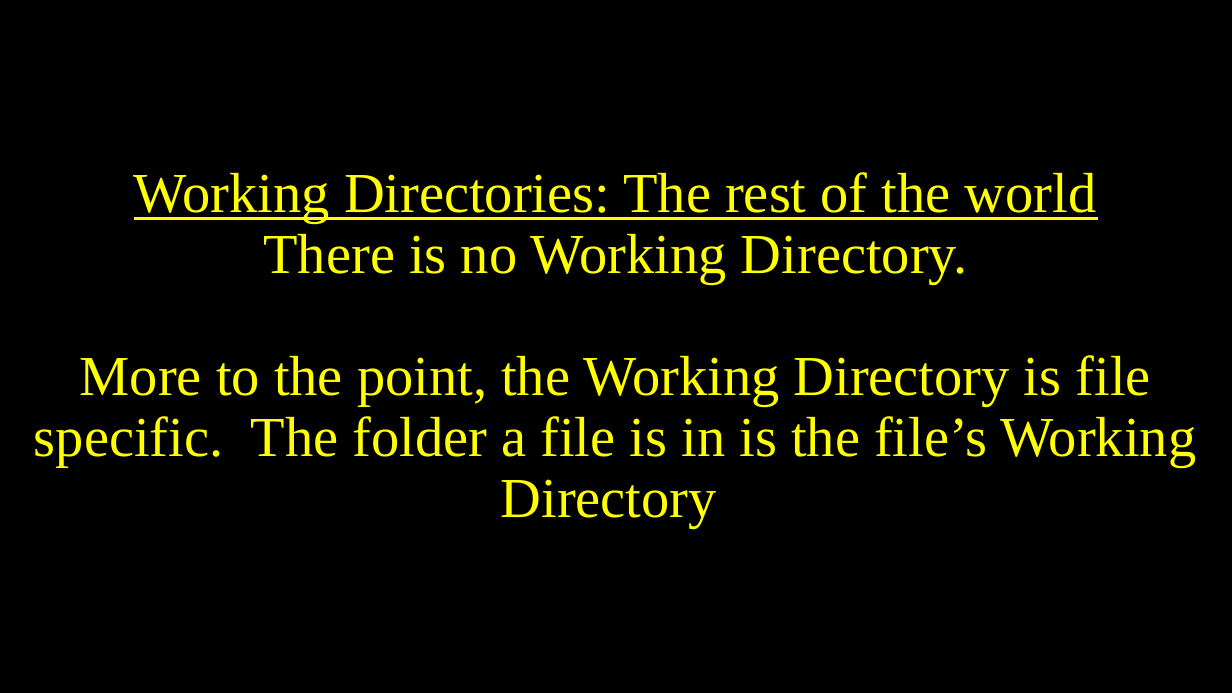
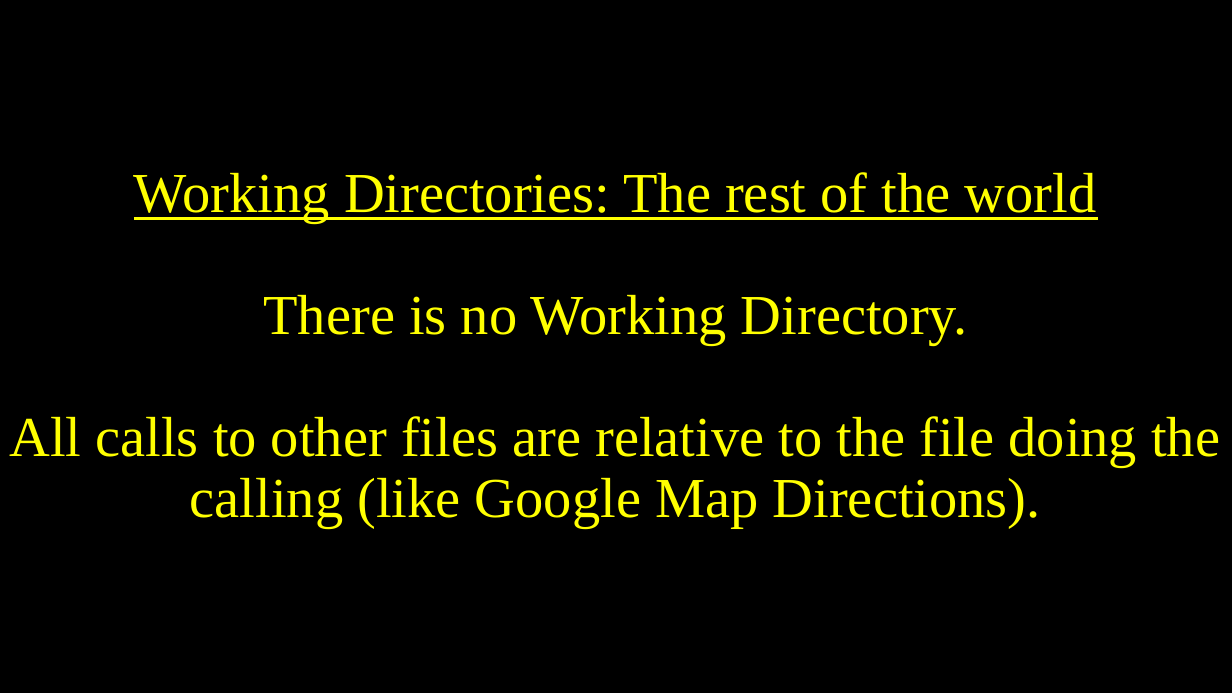
Before and after one commit to belinskyc/KnitR-RMD, a slide deck: slide 8 of KnitR.pptx (slide 4 before the commit). Drawn at 1232x693 pixels with LibreOffice and Linux fonts; fonts in the diff are those of the drawing. Boxes give left, top, right and bottom in pixels: in the first picture for what was removed or moved away, otherwise in the second. Text is boxed around its words. In the diff, an @@ line names an element or a change of style, - is before the commit and + after.

```diff
--- a/KnitR.pptx
+++ b/KnitR.pptx
@@ title at [9, 172, 1220, 528]: text changed @@
-Working Directories: The rest of the world
-There is no Working Directory.
-More to the point, the Working Directory is file specific. The folder a file is in is the file’s Working Directory
+Working Directories: The rest of the world
+There is no Working Directory.
+All calls to other files are relative to the file doing the calling (like Google Map Directions).
```
Also in this commit, not shown: 6 other slides changed, 6 slides added, 5 other files.
